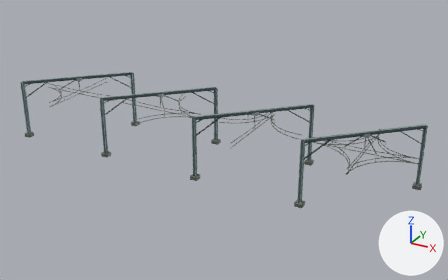
A saved change to the Blender file art/rail_compound_wire.blend.
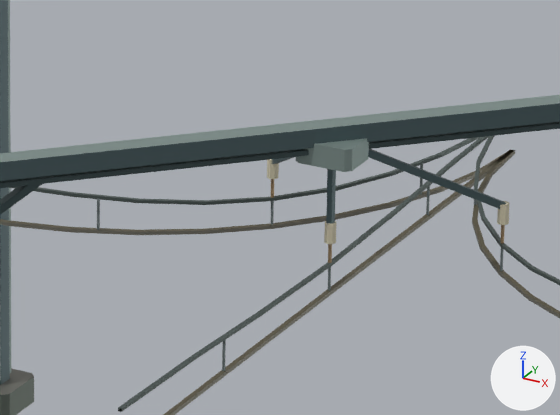
The first picture shows the older version from a 50 mm lens placed at (4.93, -13.73, 5.65), pointed at (-0.75, -3.41, 0.48). The close-ups show the older and then the newer version on the part from 48% to 63% of the width and 34% to 51% of the height of that picture. Only the edits that show in the close-ups are written down. Lighting does not change. The marker at lower right points along +X, +Y and +Z.

In view in the first close-up: 'Cast granite portal foundation.001', 'Independent compound roof girder.002', 'Lower rolled lip along main girder.002', 'Original rolled steel portal upright.001', 'Rigid weathered steel flange.001', 'Shared bolted registration plate.002', 'Track 1 contact wire.001', 'Track 1 messenger.001', 'Track 1 overhead registration.001', 'Track 3 contact wire.001', 'Track 3 overhead registration.001', 'Track 5 contact wire', 'Track 5 messenger', 'Track 5 porcelain registration' and 11 more.
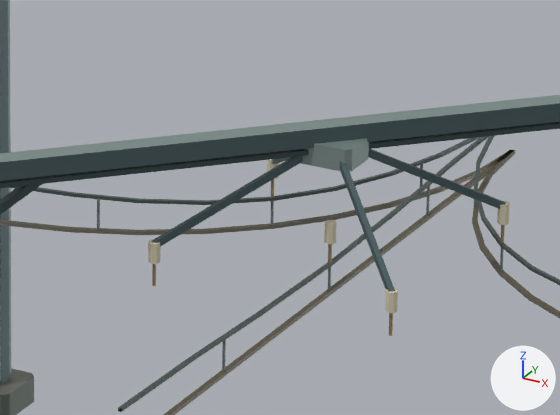
Edits to the bpy script that builds the scene:
```text
Add me_suspension_clip_from_portal_to_messenger_002:
    me_suspension_clip_from_portal_to_messenger_002.from_pydata(...)  # a box spanning x -0.296..-0.29, y -0.296..-0.29, z 0.967..1.025; a box spanning x -0.296..-0.29, y 0.29..0.296, z 0.967..1.025; a box spanning x -0.003..0.003, y -0.003..0.003, z 0.967..1.025; a box spanning x 0.29..0.296, y -0.296..-0.29, z 0.967..1.025; a box spanning x 0.29..0.296, y 0.29..0.296, z 0.967..1.025
    me_suspension_clip_from_portal_to_messenger_002.materials.append(mat_raised_copper_end_clamps)  # brown #a38a68
Add me_spare_porcelain_registration_002:
    me_spare_porcelain_registration_002.from_pydata(...)  # an 8-sided cylinder along z spanning x -0.307..-0.279, y -0.307..-0.279, z 1.025..1.073; an 8-sided cylinder along z spanning x -0.307..-0.279, y 0.279..0.307, z 1.025..1.073; an 8-sided cylinder along z spanning x -0.014..0.014, y -0.014..0.014, z 1.025..1.073; an 8-sided cylinder along z spanning x 0.279..0.307, y -0.307..-0.279, z 1.025..1.073; an 8-sided cylinder along z spanning x 0.279..0.307, y 0.279..0.307, z 1.025..1.073
    me_spare_porcelain_registration_002.materials.append(mat_porcelain_warm_bleached_insulator)  # beige #d3cbb0
Add me_separate_overhead_registration_arm_002:
    me_separate_overhead_registration_arm_002.from_pydata(...)  # 32 vertices, 48 faces; spans x -0.3..0.3, y -0.3..0.3, z 1.058..1.283
    me_separate_overhead_registration_arm_002.materials.append(mat_braced_period_blue_grey_steel_mast)  # greyish cyan #586c70
Remove ob_track_1_overhead_registration_001:
    ob_track_1_overhead_registration_001 = bpy.data.objects.new('Track 1 overhead registration.001', me_track_1_overhead_registration_001)
    ob_track_1_overhead_registration_001.location = (0.0, -3.525, 0.0)
Remove ob_track_5_porcelain_registration:
    ob_track_5_porcelain_registration = bpy.data.objects.new('Track 5 porcelain registration', me_track_5_porcelain_registration)
    ob_track_5_porcelain_registration.location = (0.0, -3.525, 0.0)
Add ob_suspension_clip_from_portal_to_messenger_002:
    ob_suspension_clip_from_portal_to_messenger_002 = bpy.data.objects.new('Suspension clip from portal to messenger.002', me_suspension_clip_from_portal_to_messenger_002)
    ob_suspension_clip_from_portal_to_messenger_002.location = (0.0, -3.525, 0.0)
Add ob_spare_porcelain_registration_002:
    ob_spare_porcelain_registration_002 = bpy.data.objects.new('Spare porcelain registration.002', me_spare_porcelain_registration_002)
    ob_spare_porcelain_registration_002.location = (0.0, -3.525, 0.0)
Add ob_separate_overhead_registration_arm_002:
    ob_separate_overhead_registration_arm_002 = bpy.data.objects.new('Separate overhead registration arm.002', me_separate_overhead_registration_arm_002)
    ob_separate_overhead_registration_arm_002.location = (0.0, -3.525, 0.0)
```

Boxes [x1, y1, x2, y2] around the edits, measured in the close-ups (560 x 415 px):
'Separate overhead registration arm.002', added (mostly hidden): after [152, 149, 506, 291]
'Spare porcelain registration.002', added: after [148, 159, 509, 313]
'Track 1 overhead registration.001', deleted: before [326, 169, 336, 224]
'Suspension clip from portal to messenger.002', added: after [152, 179, 505, 336]
'Track 5 porcelain registration', deleted: before [267, 159, 279, 179]
'Track 3 overhead registration.001', unchanged, covered by the edit: before [368, 149, 506, 209]
